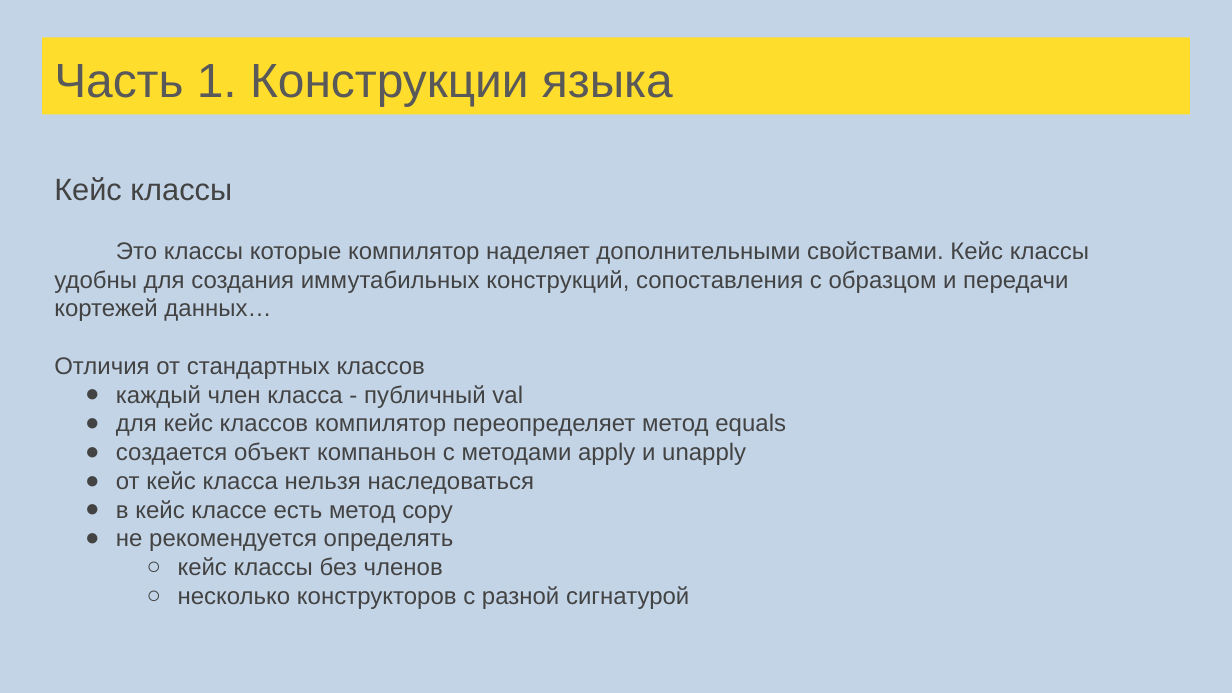
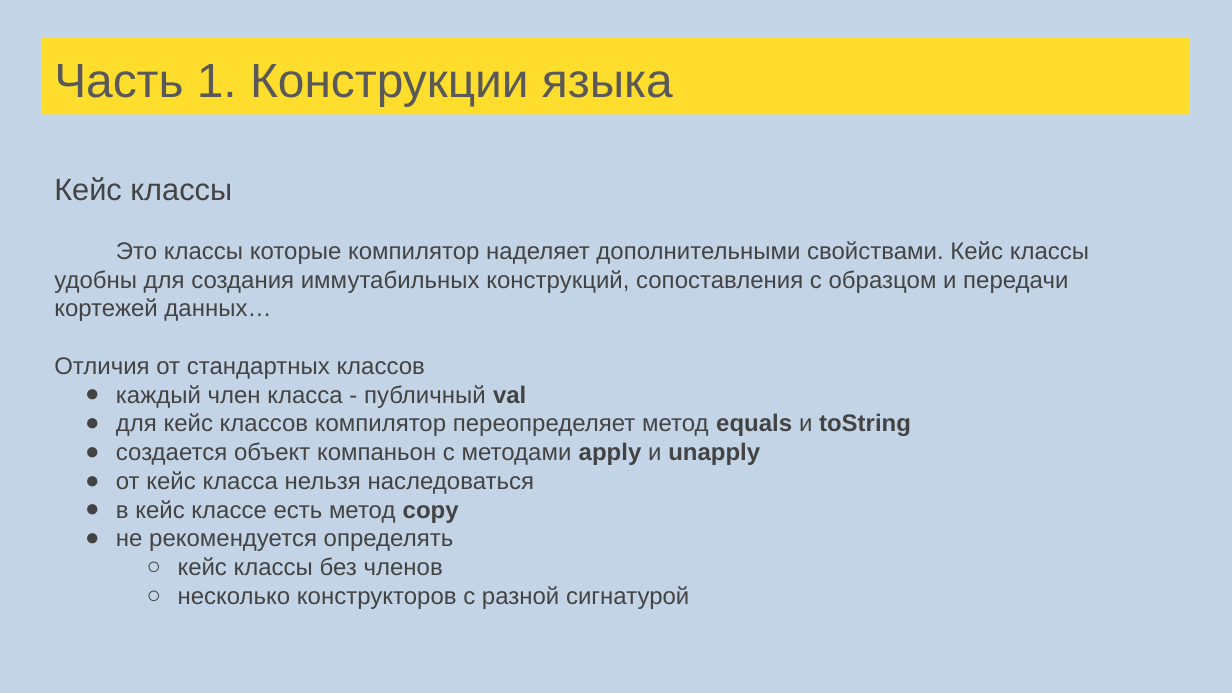
Before and after one commit to tralfamadore/ScalaLectures, a slide deck: slide 54 of src/main/resources/Лекции Scala для FinTech.pptx (slide 48 before the commit). Drawn at 1232x693 pixels with LibreOffice and Linux fonts; fonts in the diff are those of the drawing. Boxes give left, top, right and bottom in pixels: in the first picture for what was removed or moved away, otherwise in the second. Text is boxed around its words. In the diff, an @@ line names an element or a change of style, - is before the commit and + after.

```diff
--- a/src/main/resources/Лекции Scala для FinTech.pptx
+++ b/src/main/resources/Лекции Scala для FinTech.pptx
@@ text at <box>116,385,760,523</box>: bold on in "val", "apply unapply", "copy" @@
@@ text at <box>116,413,911,436</box>: text changed @@
-● для кейс классов компилятор переопределяет метод equals
+● для кейс классов компилятор переопределяет метод equals и toString
```
Also in this commit, not shown: 5 other slides changed, 7 slides added, 1 slide removed, 4 other files.
